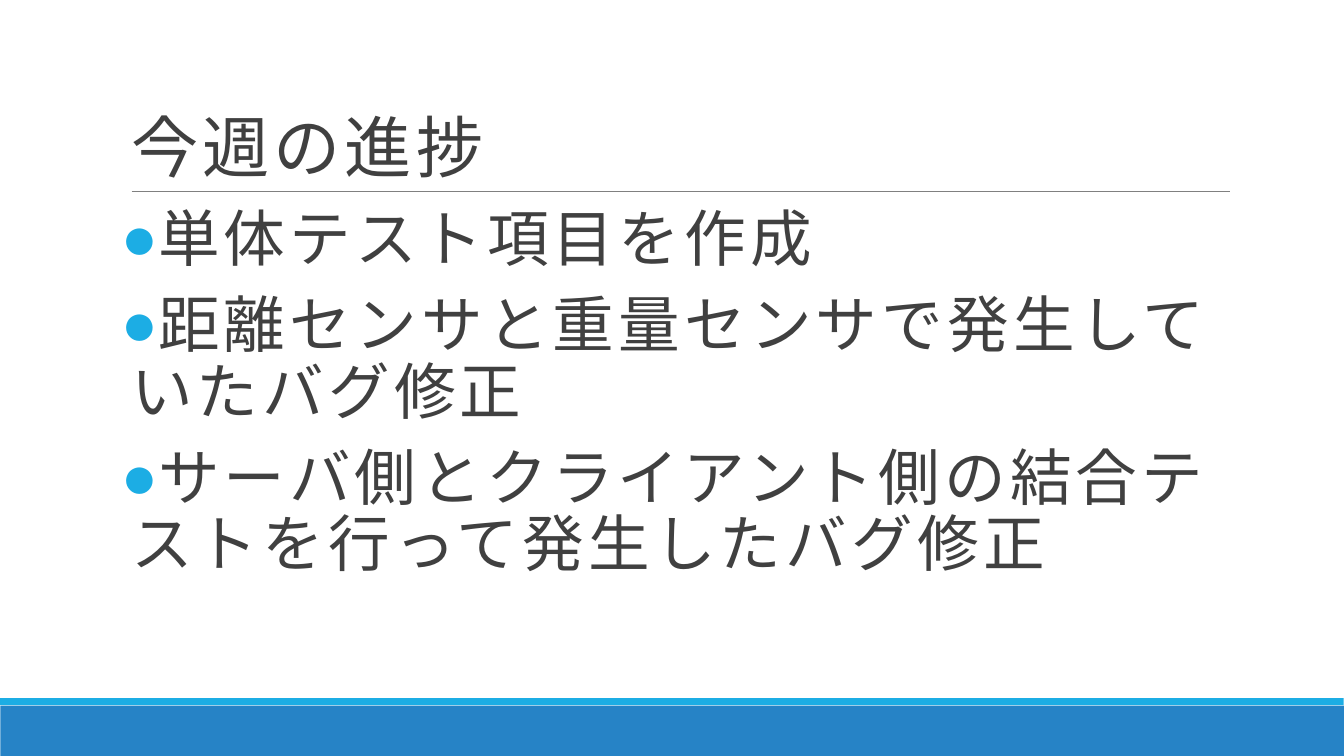
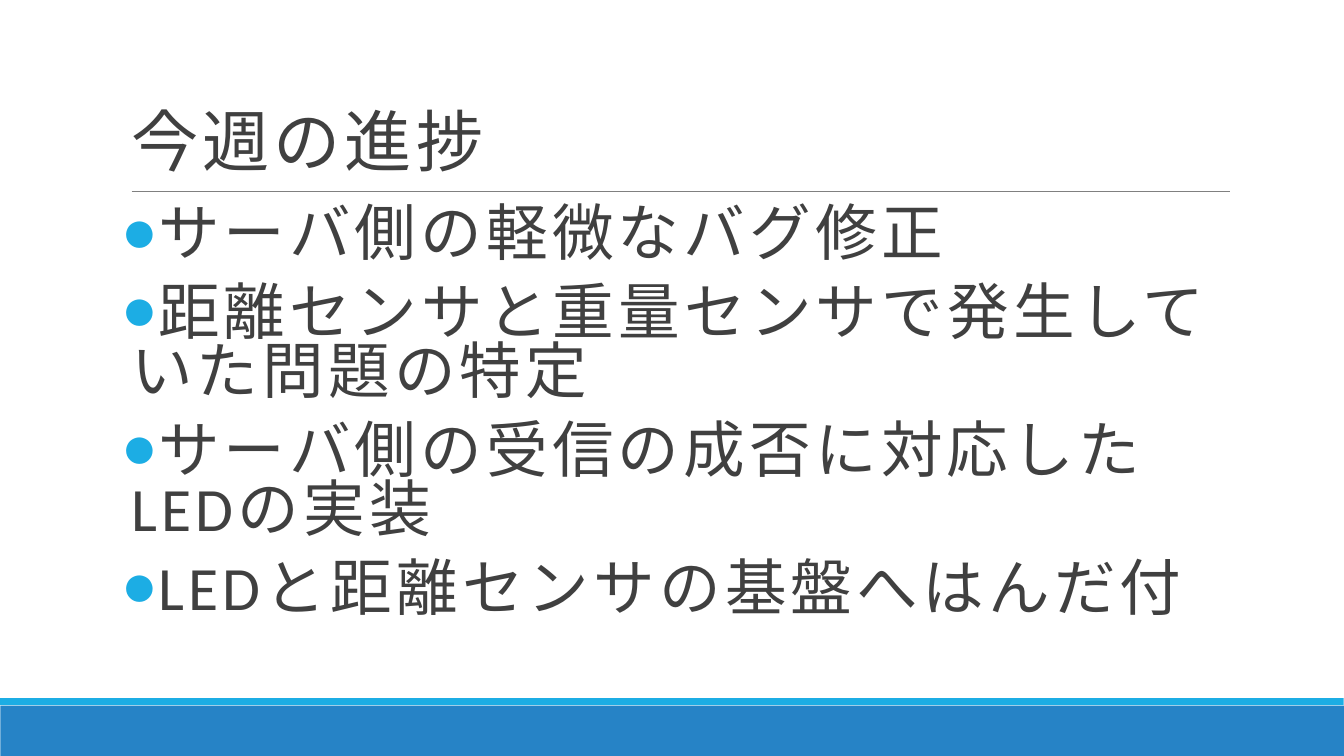
Before and after one commit to DJ956/YoloBarcodeReader, a slide deck: slide 5 of プレゼン/RapidCart20200106.pptx. Drawn at 1344x756 pixels with LibreOffice and Linux fonts; fonts in the diff are those of the drawing. Boxes give left, top, right and bottom in pixels: in the first picture for what was removed or moved away, otherwise in the second. Text is boxed around its words. In the diff, an @@ line names an element or a change of style, - is before the commit and + after.

```diff
--- a/プレゼン/RapidCart20200106.pptx
+++ b/プレゼン/RapidCart20200106.pptx
@@ title "今週の進捗" moved from (x1=131, y1=115, x2=483, y2=178) to (x1=131, y1=109, x2=483, y2=172) @@
@@ text at (x1=131, y1=203, x2=1204, y2=615): text changed @@
-● 単体テスト項目を作成
-● 距離センサと重量センサで発生していたバグ修正
-● サーバ側とクライアント側の結合テストを行って発生したバグ修正
+● サーバ側の軽微なバグ修正
+● 距離センサと重量センサで発生していた問題の特定
+● サーバ側の受信の成否に対応したLEDの実装
+● LEDと距離センサの基盤へはんだ付
```
Also in this commit, not shown: 3 other slides changed.
